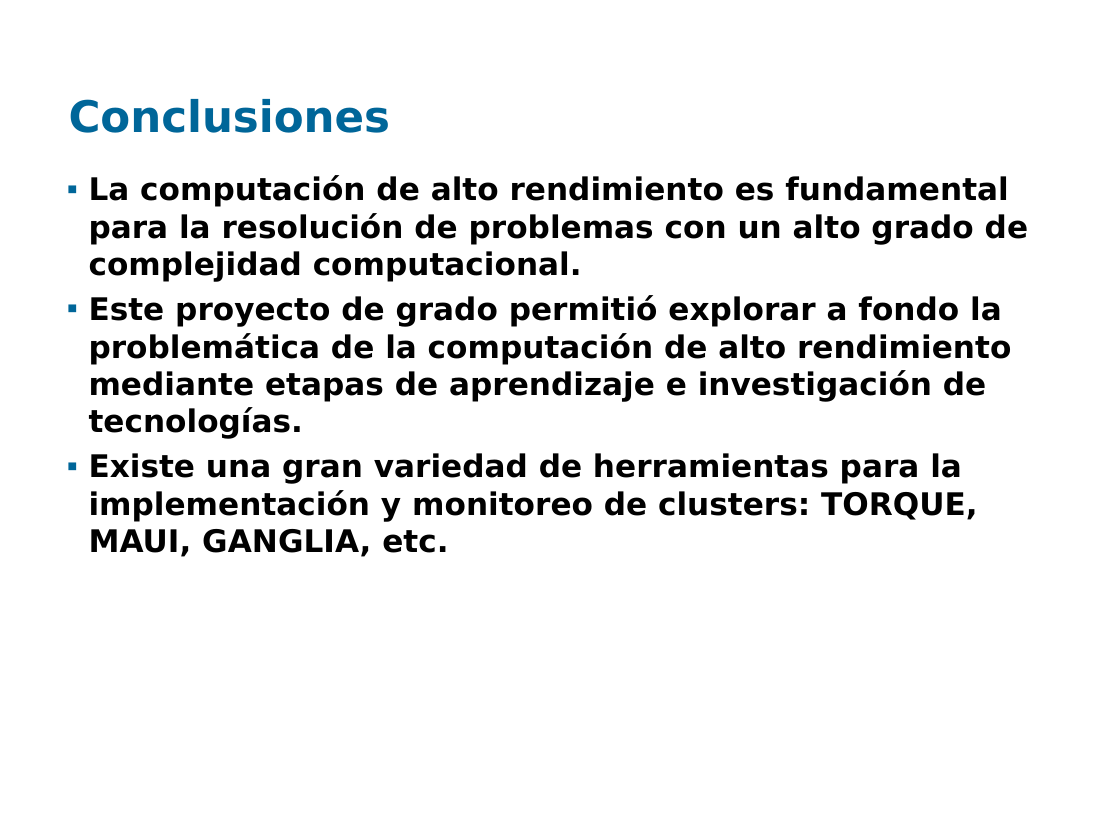
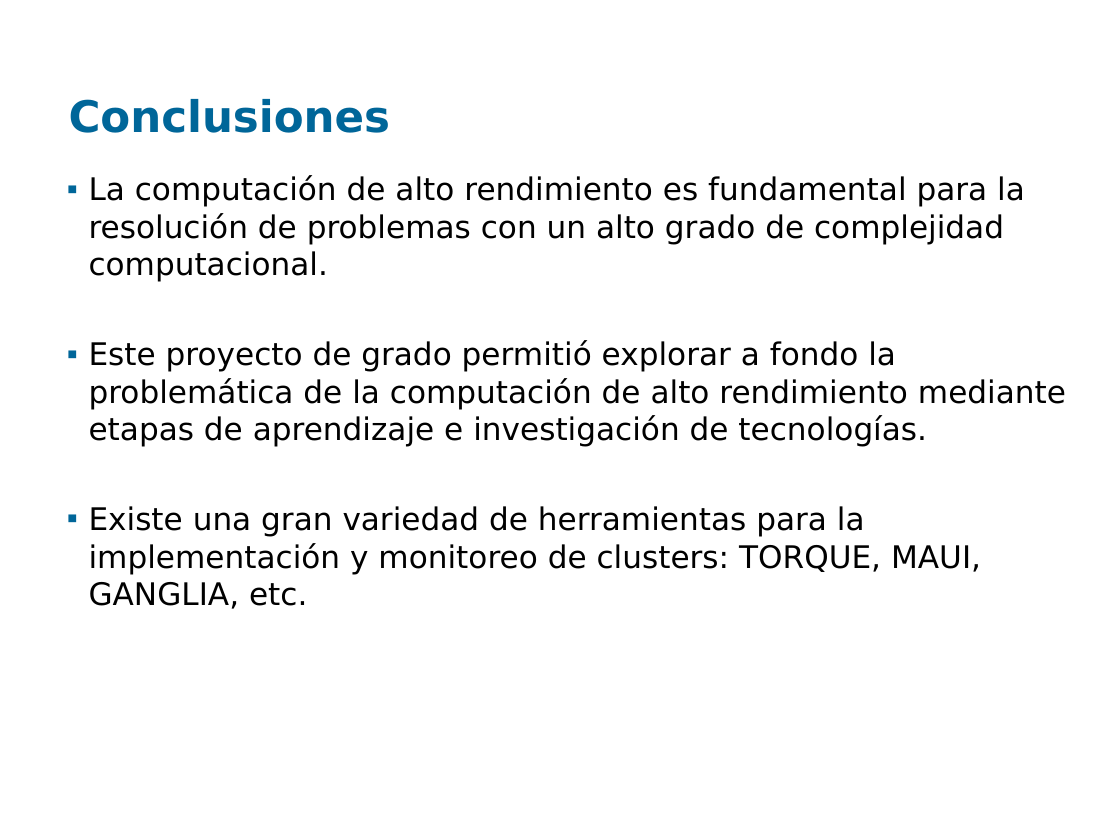
Before and after one commit to santiago-iturriaga/pgruso2007, a slide deck: slide 34 of Documentacion/Presentación Fenton - Final.ppt. Drawn at 1120x840 pixels with LibreOffice and Linux fonts; fonts in the diff are those of the drawing; background and template pictures are left out. Boxes give left, top, right and bottom in pixels: in the first picture for what was removed or moved away, otherwise in the second. Text is boxed around its words. In the diff, an @@ line names an element or a change of style, - is before the commit and + after.

```diff
--- a/Documentacion/Presentación Fenton - Final.ppt
+++ b/Documentacion/Presentación Fenton - Final.ppt
@@ text "La computación de alto rendimiento ..." at (89,175,1066,609): bold off @@
```
Also in this commit, not shown: 4 other slides changed.
